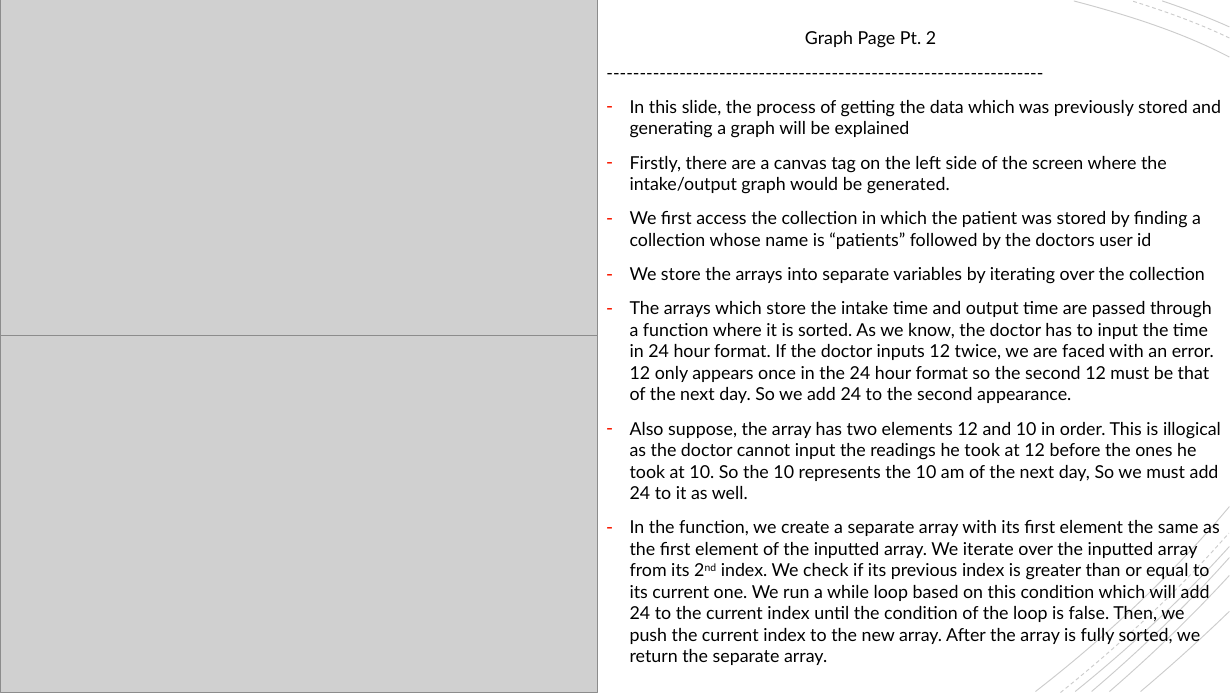
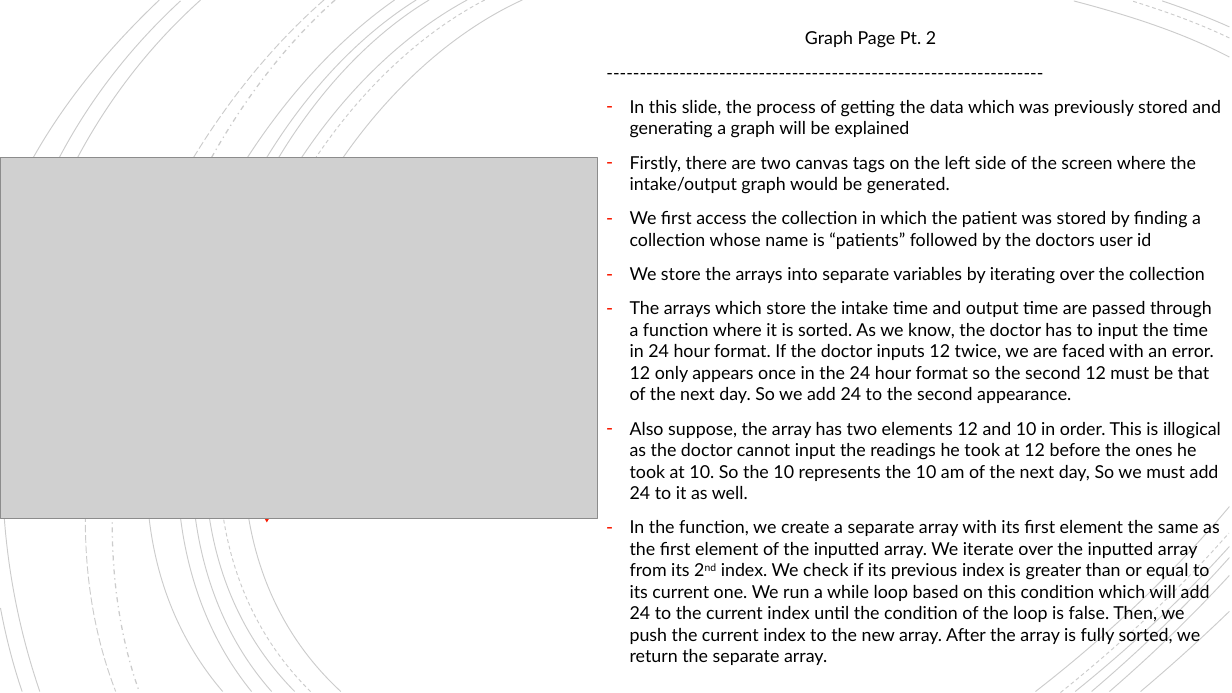
Before and after one commit to Lxghtning/WellScan, a slide deck: slide 8 of PresentationPPT/WellScanPresentation.pptx. Drawn at 1232x693 pixels with LibreOffice and Linux fonts; fonts in the diff are those of the drawing; grey boxes stand for pictures. Boxes give left, top, right and bottom in pixels: in the first picture for what was removed or moved away, otherwise in the second. Text is boxed around its words. In the diff, an @@ line names an element or a change of style, - is before the commit and + after.

```diff
--- a/PresentationPPT/WellScanPresentation.pptx
+++ b/PresentationPPT/WellScanPresentation.pptx
@@ picture removed at (0,0,597,335) @@
@@ picture added at (0,158,597,519) @@
@@ text at (630,156,1196,194): text changed @@
-– Firstly, there are a canvas tag on the left side of the screen where the intake/output graph would be generated.
+– Firstly, there are two canvas tags on the left side of the screen where the intake/output graph would be generated.
@@ rectangle removed at (81,230,452,495) @@
@@ picture removed at (0,335,597,693) @@
@@ triangle added at (250,495,283,523), fill #F81B02 @@
```
Also in this commit, not shown: 2 other slides changed.
